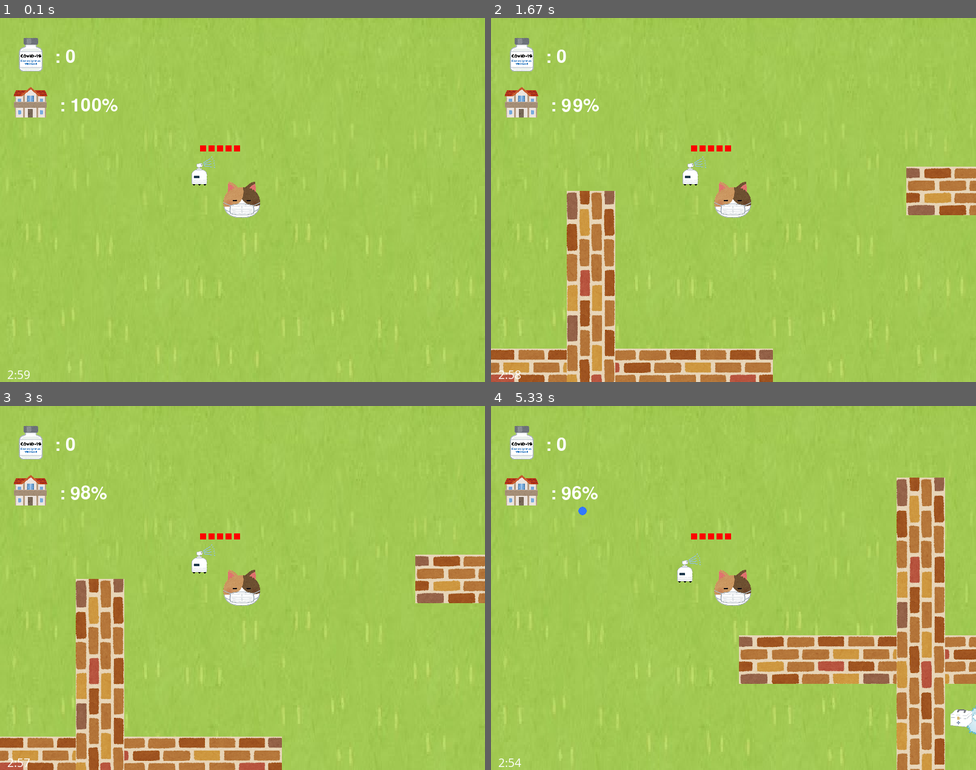
Above: before the commit, frames 1-4 (two rows, left to right).
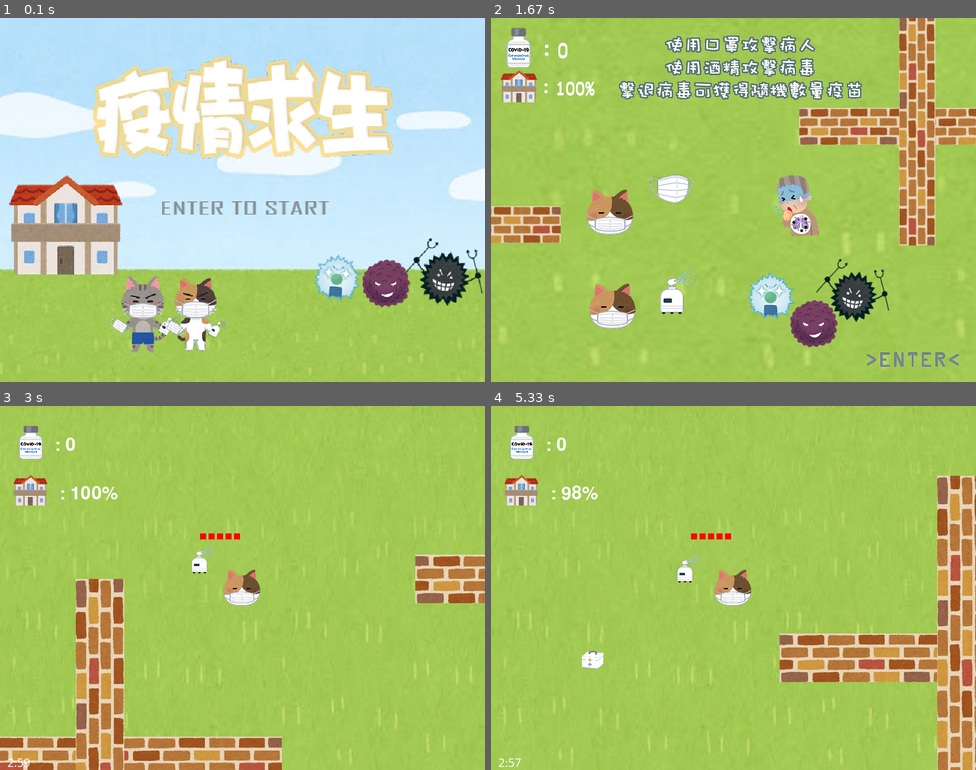
Above: after the commit, the same moments.

Repository: leo271828/PyGame_7-1_VaccineGame
Game: pygame game, started from main.py
Same seed, same stepped clock (60 frames per second), same inputs: the game is played once before the commit and once after it.
Inputs (mouse positions are in pixels of both pictures, inside the frame that each line leads up to):
- Up to frame 1 (0.1 s): no input
- Up to frame 2 (1.67 s): tap Enter at 0.33 s; tap Keypad Enter at 0.67 s
- Up to frame 3 (3 s): tap Enter at 2.07 s; tap Keypad Enter at 2.6 s
- Up to frame 4 (5.33 s): move the mouse to (917, 726) at 3.3 s; click (917, 726) at 3.35 s; hold D 3.63-4.1 s; tap F at 3.7, 4, 4.2, 4.53, 4.83, 5.03 s; click (859, 646) at 3.72 s; hold W 4.13-4.43 s; click (655, 467) at 4.22 s; hold D 4.47-4.93 s; click (859, 555) at 4.55 s; hold A from 4.97 s (still down); click (549, 507) at 5.05 s

The runs differ from the first frame. In frame 1, 75% of the frame differs, in the area x 0-100%, y 0-100%; in frame 2, 32%; in frame 3, 0.2%; in frame 4, 17%.

Commit message:
Update main.py

Diff:
--- a/main.py
+++ b/main.py
@@ -11,10 +11,17 @@
 import monster
 import stuff
 
+screen = pygame.display.set_mode(wh)#增
 setting = [wh, bg, speed, distance, field_wh]
 #bg = setting[1]
 wh = setting[0]     # [width, height]
 background_image = pygame.transform.scale(pygame.image.load(os.path.join("images", "bg_chiheisen_green1.jpg")),(800,600)) #增
+intro_image = pygame.transform.scale(pygame.image.load(os.path.join("images", "intro.png")),(800,600)) #增加超棒的遊戲說明圖片
+intro_move = pygame.transform.scale(pygame.image.load(os.path.join("images", "intro_move.png")),(800,600))
+intro_attack = pygame.transform.scale(pygame.image.load(os.path.join("images", "intro_attack.png")),(800,600))
+intro_home = pygame.transform.scale(pygame.image.load(os.path.join("images", "intro_home.png")),(800,600))
+intro_list = [intro_home,intro_attack,intro_move,intro_image]
+
 FPS  =30
 
 class Main:
@@ -166,5 +173,29 @@
         self.screen.blit(text_time, ((time_rect_size - f.get_linesize() * 1.38) / 2, wh[1] - f.get_height()))
         pygame.display.update()
 
+    def intro(self):
+        i = 0
+        done = True
+        image = intro_list.pop()
+        while done:
+
+            for event in pygame.event.get():
+                if event.type == pygame.QUIT:
+                    done = False
+
+                if event.type == pygame.KEYDOWN:
+                    if event.key == pygame.K_RETURN or event.key == pygame.K_KP_ENTER:
+                        i += 1
+                        if i <= 3:
+                            image = intro_list.pop()
+                        else:
+                            self.in_intro = False
+                            done = False
+
+                screen.blit(image,(0,0))
+                pygame.display.update()
+
 root = Main()
-root.begin()
+root.intro()
+if not root.in_intro:
+    root.begin()
